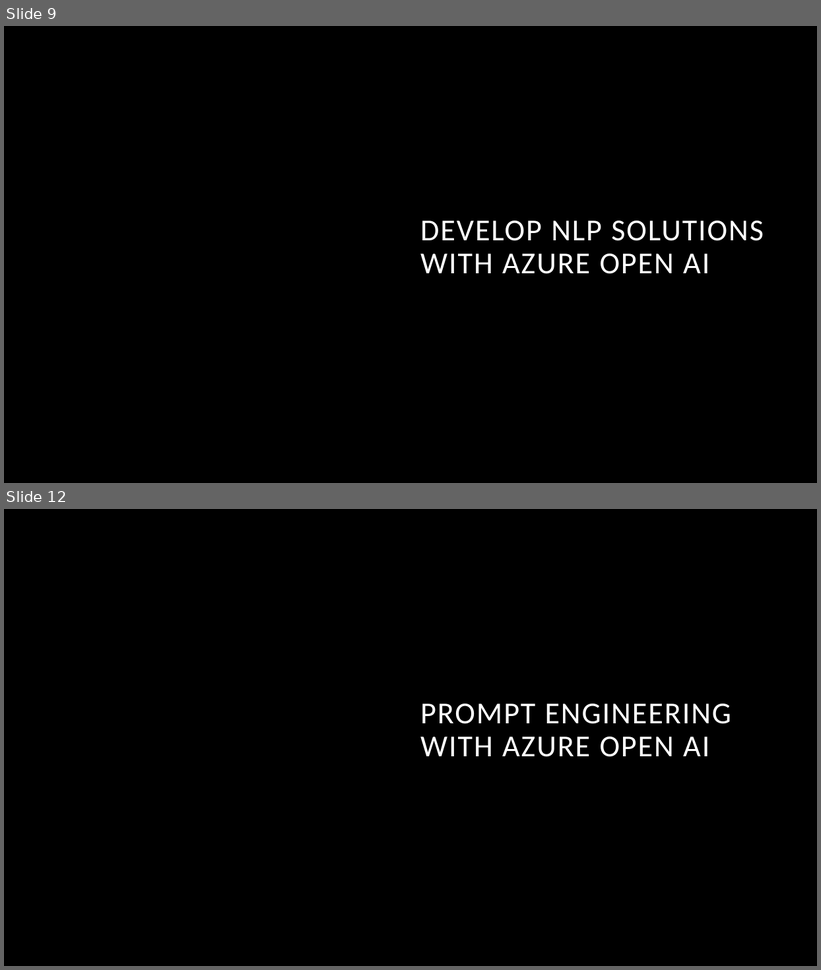
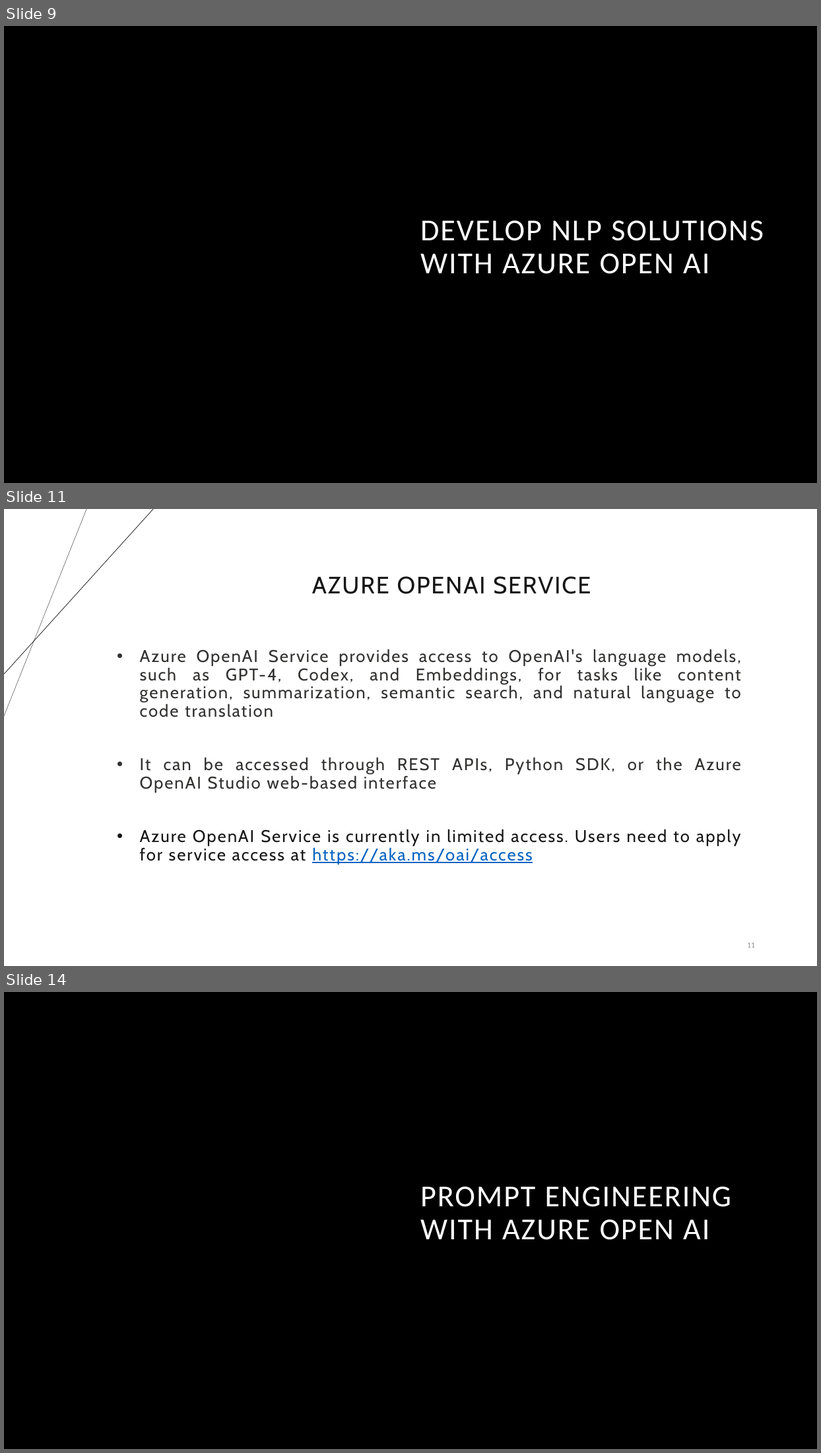
Before and after one commit to sujoy-saha/Develop-AI-solutions-with-Azure-AI, a slide deck: 6. Develop AI solutions with Azure OpenAI/Develop AI solutions with Azure OpenAI.pptx. Shown one above the other, each under a label of ours: slides 9 and 12 before the commit, slides 9, 11 and 14 after it; the slides between them are not shown. The pictures are 821x970 and 821x1453 pixels, drawn with LibreOffice and Linux fonts; fonts in the diff are those of the drawing; background and template pictures are left out. Boxes give left, top, right and bottom in pixels: in the first picture for what was removed or moved away, otherwise in the second. Text is boxed around its words. In the diff, an @@ line names an element or a change of style, - is before the commit and + after.

```diff
--- a/6. Develop AI solutions with Azure OpenAI/Develop AI solutions with Azure OpenAI.pptx
+++ b/6. Develop AI solutions with Azure OpenAI/Develop AI solutions with Azure OpenAI.pptx
@@ slide 11 added at (4,509,817,966), background #FFFFFF @@
@@ line added from (86, 509) to (4, 716), #000000 0.25 pt @@
@@ line added from (153, 509) to (4, 674), #000000 0.5 pt @@
@@ title added at (312,576,591,594), 28 pt, text #161616 @@
+AZURE OPENAI SERVICE
@@ text added at (140,649,741,865), 20 pt, text #323130 @@
+• Azure OpenAI Service provides access to OpenAI's language models, such as GPT-4, Codex, and Embeddings, for tasks like content generation, summarization, semantic search, and natural language to code translation
+• It can be accessed through REST APIs, Python SDK, or the Azure OpenAI Studio web-based interface
+• Azure OpenAI Service is currently in limited access. Users need to apply for service access at https://aka.ms/oai/access
@@ page number added at (747,943,755,948), 9 pt, text #8C8C8C @@
+11
@@ what was slide 12 is now slide 14 @@
```
Also in this commit, not shown: 8 other slides added, 5 slides removed, 5 other files.
